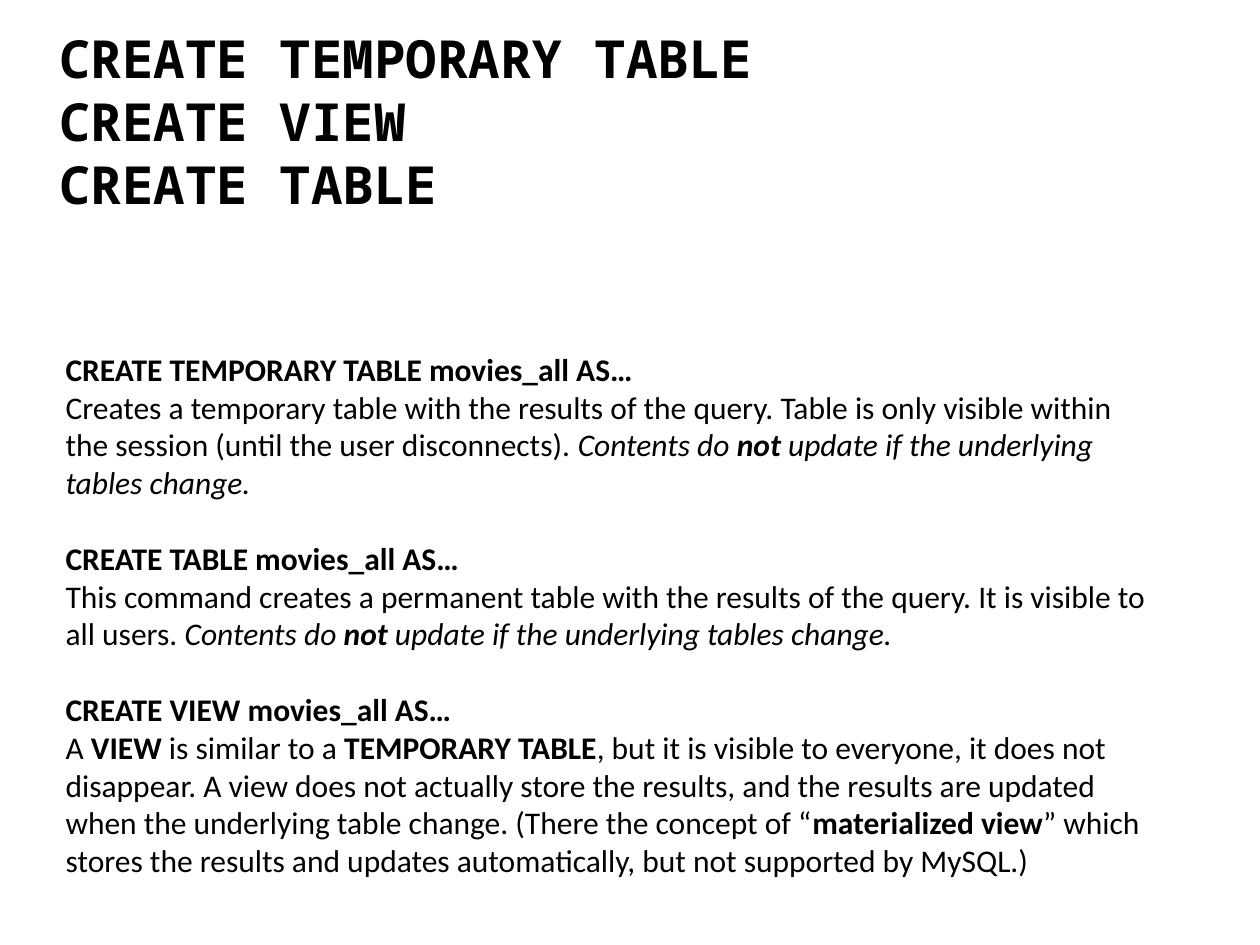
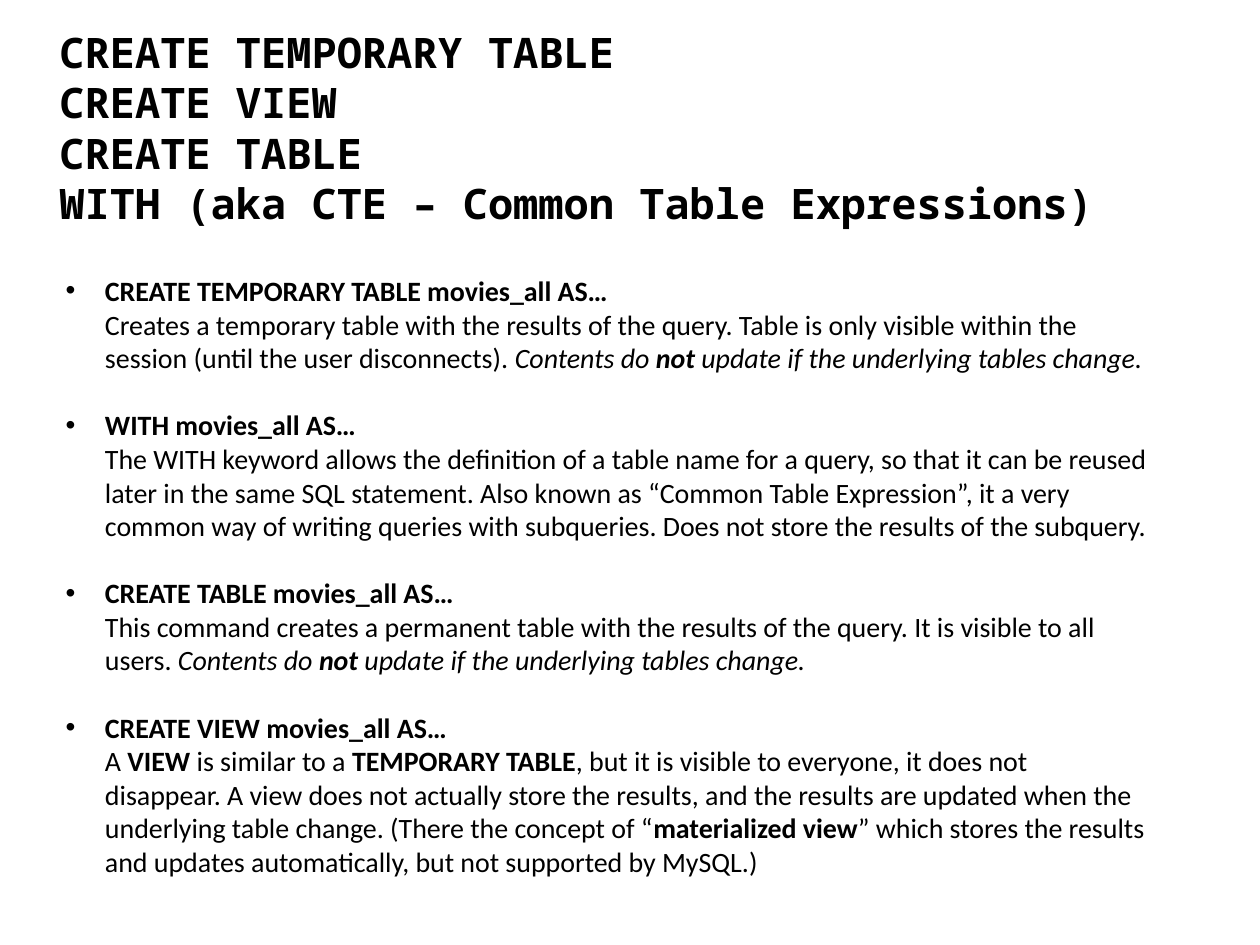
Before and after one commit to ipeirotis/introduction-to-databases, a slide deck: slide 9 of session6/F-SQL_Subqueries.pptx (slide 4 before the commit). Drawn at 1260x945 pixels with LibreOffice and Linux fonts; fonts in the diff are those of the drawing. Boxes give left, top, right and bottom in pixels: in the first picture for what was removed or moved away, otherwise in the second. Text is boxed around its words. In the diff, an @@ line names an element or a change of style, - is before the commit and + after.

```diff
--- a/session6/F-SQL_Subqueries.pptx
+++ b/session6/F-SQL_Subqueries.pptx
@@ text at (59, 37, 614, 119): size 30 to 24 pt in "CREATE TEMPORARY TABLE", "CREATE VIEW" @@
@@ text at (59, 138, 1094, 229): text changed; size 30 to 24 pt @@
-CREATE TABLE
+CREATE TABLE
+WITH (aka CTE – Common Table Expressions)
@@ text at (105, 281, 1146, 877): text changed; size 18 to 16 pt @@
-CREATE TEMPORARY TABLE movies_all AS…
-Creates a temporary table with the results of the query. Table is only visible within the session (until the user disconnects). Contents do not update if the underlying tables change.
-CREATE TABLE movies_all AS…
-This command creates a permanent table with the results of the query. It is visible to all users. Contents do not update if the underlying tables change.
-CREATE VIEW movies_all AS…
-A VIEW is similar to a TEMPORARY TABLE, but it is visible to everyone, it does not disappear. A view does not actually store the results, and the results are updated when the underlying table change. (There the concept of “materialized view” which stores the results and updates automatically, but not supported by MySQL.)
+• CREATE TEMPORARY TABLE movies_all AS…
+  Creates a temporary table with the results of the query. Table is only visible within the session (until the user disconnects). Contents do not update if the underlying tables change.
+• WITH movies_all AS…
+  The WITH keyword allows the definition of a table name for a query, so that it can be reused later in the same SQL statement. Also known as “Common Table Expression”, it a very common way of writing queries with subqueries. Does not store the results of the subquery.
+• CREATE TABLE movies_all AS…
+  This command creates a permanent table with the results of the query. It is visible to all users. Contents do not update if the underlying tables change.
+• CREATE VIEW movies_all AS…
+  A VIEW is similar to a TEMPORARY TABLE, but it is visible to everyone, it does not disappear. A view does not actually store the results, and the results are updated when the underlying table change. (There the concept of “materialized view” which stores the results and updates automatically, but not supported by MySQL.)
```
Also in this commit, not shown: 4 other slides changed, 7 slides added, 4 slides removed.
